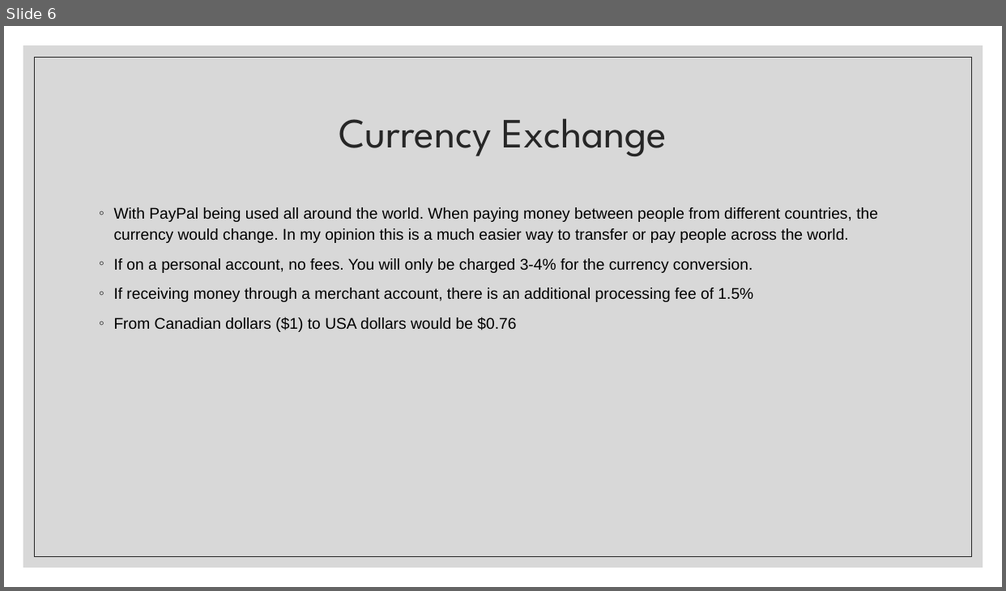
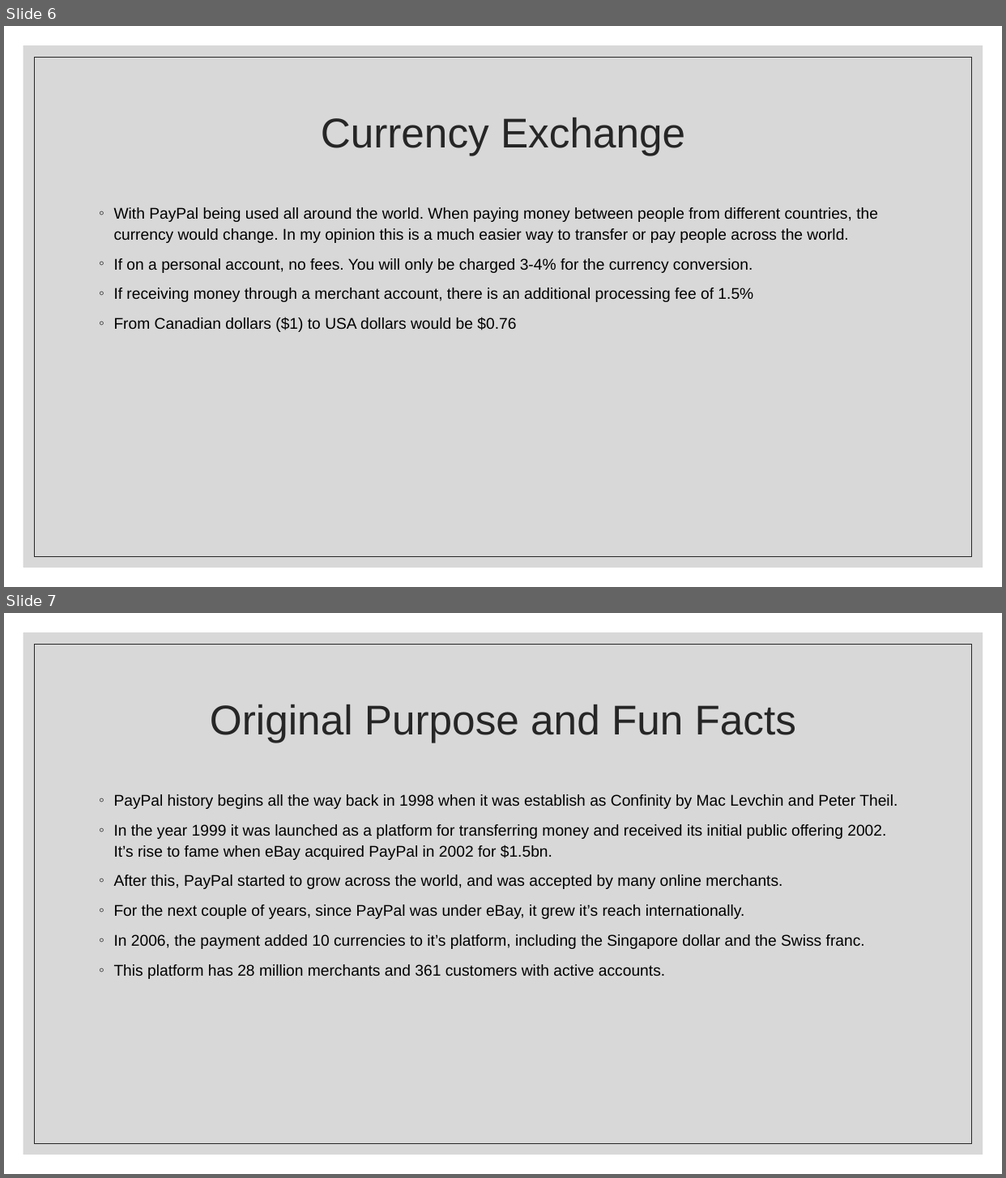
Before and after one commit to choco999/demonstration1, a slide deck: Paypal_Javascript.pptx. Shown one above the other, each under a label of ours: slide 6 before the commit, slides 6 and 7 after it. The pictures are 1006x591 and 1006x1178 pixels, drawn with LibreOffice and Linux fonts; fonts in the diff are those of the drawing. Boxes give left, top, right and bottom in pixels: in the first picture for what was removed or moved away, otherwise in the second. Text is boxed around its words. In the diff, an @@ line names an element or a change of style, - is before the commit and + after.

```diff
--- a/Paypal_Javascript.pptx
+++ b/Paypal_Javascript.pptx
@@ slide 7 added at box(4, 613, 1002, 1174), background #FFFFFF; not listed: 2 template elements that a slide beside it also shows @@
@@ title added at box(210, 705, 796, 743), 40 pt, text #262626 @@
+Original Purpose and Fun Facts
@@ text added at box(114, 794, 897, 979), 15 pt, text #000000 @@
+◦ PayPal history begins all the way back in 1998 when it was establish as Confinity by Mac Levchin and Peter Theil.
+◦ In the year 1999 it was launched as a platform for transferring money and received its initial public offering 2002. It’s rise to fame when eBay acquired PayPal in 2002 for $1.5bn.
+◦ After this, PayPal started to grow across the world, and was accepted by many online merchants.
+◦ For the next couple of years, since PayPal was under eBay, it grew it’s reach internationally.
+◦ In 2006, the payment added 10 currencies to it’s platform, including the Singapore dollar and the Swiss franc.
+◦ This platform has 28 million merchants and 361 customers with active accounts.
@@ slide 6 changed as well @@
@@ title "Currency Exchange" at box(321, 118, 685, 156): font League Spartan to Arial @@
```
Also in this commit, not shown: 5 other slides changed, 4 other slides added.
